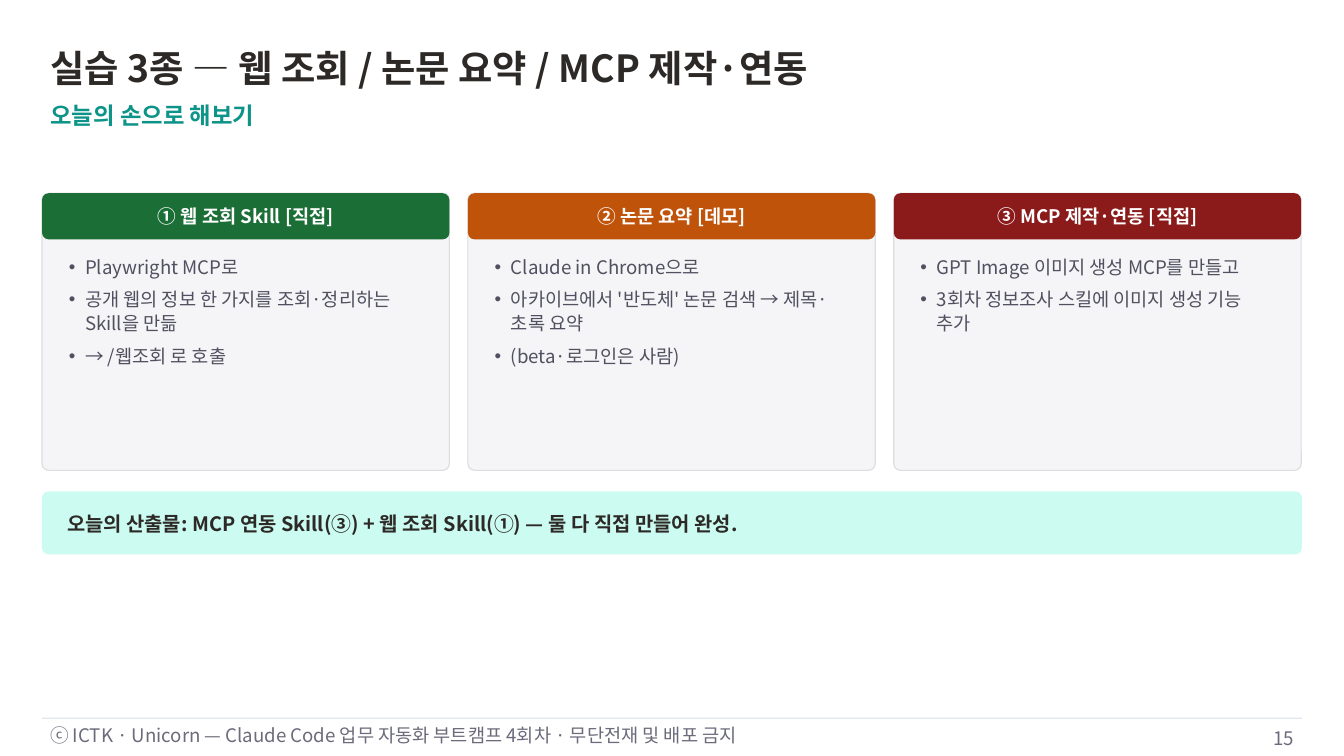
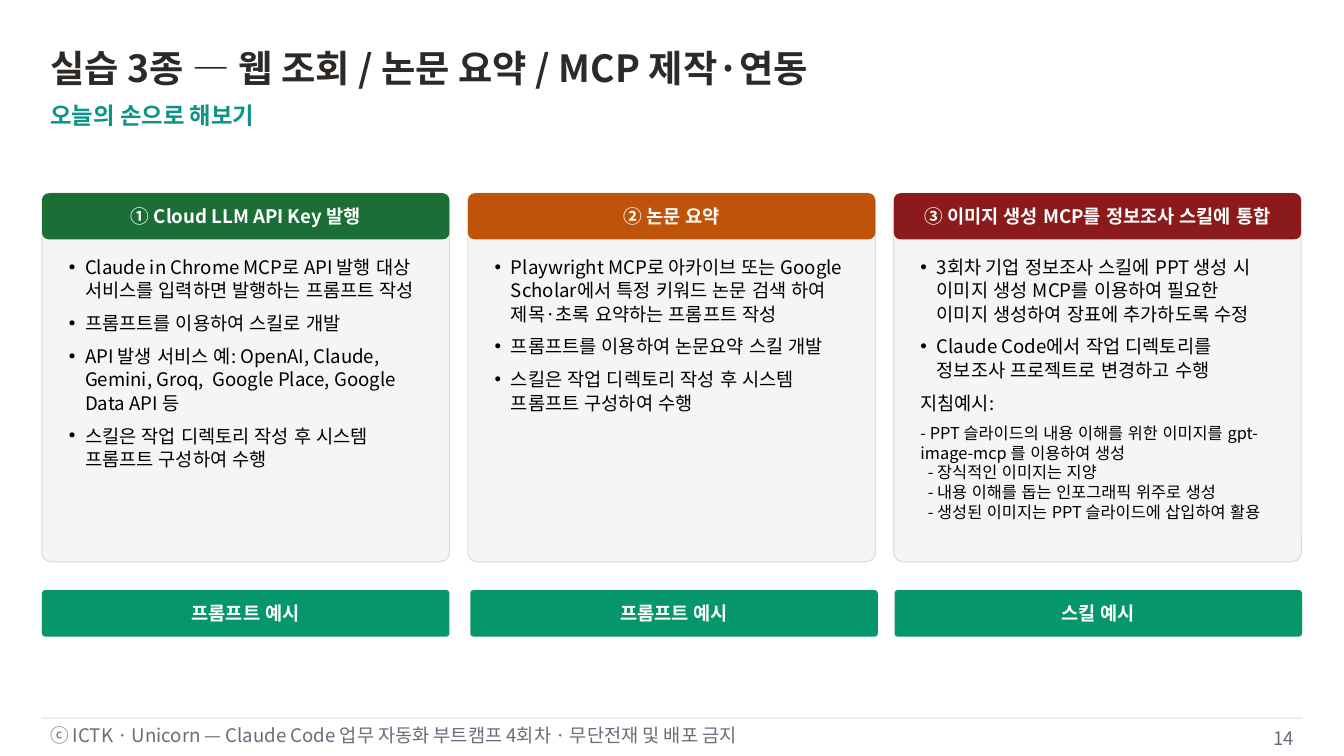
Before and after one commit to unicorn-campus/ai-automation, a slide deck: slide 14 of decks/04-skill-advanced-mcp/4회차-Skill심화-웹MCP-MCP개발.pptx (slide 15 before the commit). Drawn at 1344x756 pixels with LibreOffice and Linux fonts; fonts in the diff are those of the drawing. Boxes give left, top, right and bottom in pixels: in the first picture for what was removed or moved away, otherwise in the second. Text is boxed around its words. In the diff, an @@ line names an element or a change of style, - is before the commit and + after.

```diff
--- a/decks/04-skill-advanced-mcp/4회차-Skill심화-웹MCP-MCP개발.pptx
+++ b/decks/04-skill-advanced-mcp/4회차-Skill심화-웹MCP-MCP개발.pptx
@@ rounded rectangle: place and size @@
-rounded rectangle at [42,193,449,470]
+rounded rectangle at [42,193,449,562]
@@ text at [131,207,360,227]: text changed @@
-① 웹 조회 Skill [직접]
+① Cloud LLM API Key 발행
@@ rounded rectangle: place and size @@
-rounded rectangle at [468,193,875,470]
+rounded rectangle at [468,193,875,562]
@@ text at [624,207,719,225]: text changed @@
-② 논문 요약 [데모]
+② 논문 요약
@@ rounded rectangle: place and size @@
-rounded rectangle at [894,193,1301,470]
+rounded rectangle at [894,193,1301,562]
@@ text at [924,207,1270,225]: text changed @@
-③ MCP 제작·연동 [직접]
+③ 이미지 생성 MCP를 정보조사 스킬에 통합
@@ text at [85,258,414,468]: text changed; text colour #505060 to #000000 @@
-• Playwright MCP로
-• 공개 웹의 정보 한 가지를 조회·정리하는 Skill을 만듦
-• → /웹조회 로 호출
+• Claude in Chrome MCP로 API 발행 대상 서비스를 입력하면 발행하는 프롬프트 작성
+• 프롬프트를 이용하여 스킬로 개발
+• API 발생 서비스 예: OpenAI, Claude, Gemini, Groq, Google Place, Google Data API 등
+• 스킬은 작업 디렉토리 작성 후 시스템 프롬프트 구성하여 수행
@@ text at [511,258,842,412]: text changed; text colour #505060 to #000000 @@
-• Claude in Chrome으로
-• 아카이브에서 '반도체' 논문 검색 → 제목·초록 요약
-• (beta·로그인은 사람)
+• Playwright MCP로 아카이브 또는 Google Scholar에서 특정 키워드 논문 검색 하여 제목·초록 요약하는 프롬프트 작성
+• 프롬프트를 이용하여 논문요약 스킬 개발
+• 스킬은 작업 디렉토리 작성 후 시스템 프롬프트 구성하여 수행
@@ text at [920,258,1260,520]: text changed; size 16 to 14 pt; text colour #505060 to #000000 @@
-• GPT Image 이미지 생성 MCP를 만들고
-• 3회차 정보조사 스킬에 이미지 생성 기능 추가
+• 3회차 기업 정보조사 스킬에 PPT 생성 시 이미지 생성 MCP를 이용하여 필요한 이미지 생성하여 장표에 추가하도록 수정
+• Claude Code에서 작업 디렉토리를 정보조사 프로젝트로 변경하고 수행
+지침예시:
+- PPT 슬라이드의 내용 이해를 위한 이미지를 gpt-image-mcp 를 이용하여 생성
+- 장식적인 이미지는 지양
+- 내용 이해를 돕는 인포그래픽 위주로 생성
+- 생성된 이미지는 PPT 슬라이드에 삽입하여 활용
@@ rounded rectangle removed at [42,491,1302,554] @@
@@ text removed at [67,514,738,535] @@
-오늘의 산출물: MCP 연동 Skill(③) + 웹 조회 Skill(①) — 둘 다 직접 만들어 완성.
@@ rounded rectangle added at [42,591,449,637], fill #059669 @@
@@ rounded rectangle added at [470,591,878,637], fill #059669 @@
@@ rounded rectangle added at [895,591,1302,637], fill #059669 @@
@@ text added at [192,604,299,622], 16 pt, text #FFFFFF, bold @@
+프롬프트 예시
@@ text added at [620,604,728,622], 16 pt, text #FFFFFF, bold @@
+프롬프트 예시
@@ text added at [1061,604,1135,622], 16 pt, text #FFFFFF, bold @@
+스킬 예시
@@ page number at [1273,731,1294,745]: text changed @@
-15
+14
```
Also in this commit, not shown: 1 other slide changed, 1 slide removed, 2 other files.
